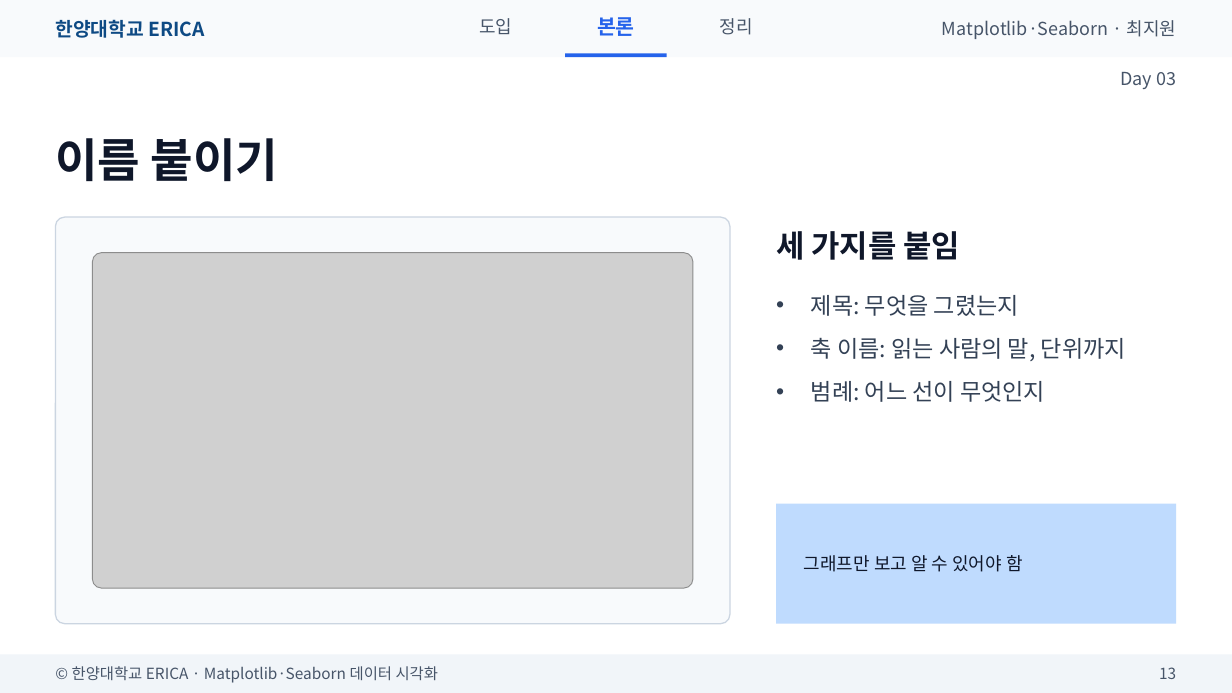
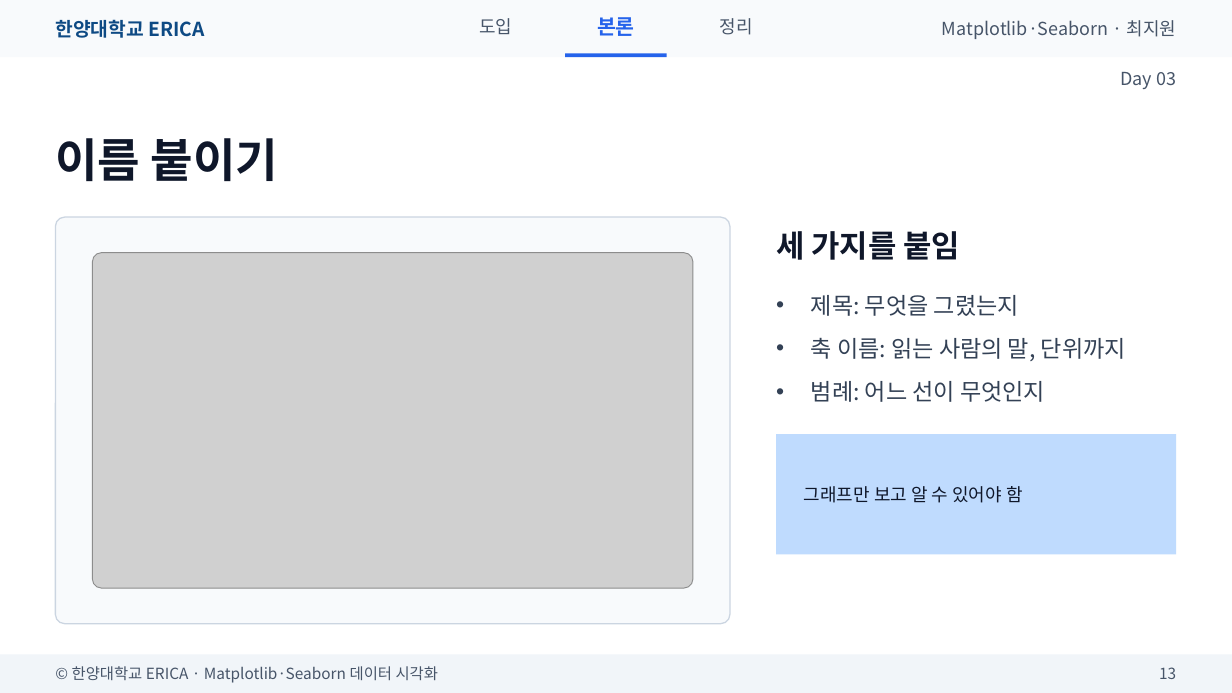
Before and after one commit to wonguwon/generate_lesson, a slide deck: slide 13 of materials/matplotlib-seaborn/ppt/Day03/Day03_FigureAxes와선그래프.pptx. Drawn at 1232x693 pixels with LibreOffice and Linux fonts; fonts in the diff are those of the drawing; grey boxes stand for pictures. Boxes give left, top, right and bottom in pixels: in the first picture for what was removed or moved away, otherwise in the second. Text is boxed around its words. In the diff, an @@ line names an element or a change of style, - is before the commit and + after.

```diff
--- a/materials/matplotlib-seaborn/ppt/Day03/Day03_FigureAxes와선그래프.pptx
+++ b/materials/matplotlib-seaborn/ppt/Day03/Day03_FigureAxes와선그래프.pptx
@@ rectangle: place and size @@
-rectangle at bbox=[776, 504, 1177, 624]
+rectangle at bbox=[776, 434, 1177, 555]
@@ text "그래프만 보고 알 수 있어야 ...": place and size @@
-text "그래프만 보고 알 수 있어야 ..." at bbox=[804, 555, 1023, 572]
+text "그래프만 보고 알 수 있어야 ..." at bbox=[804, 486, 1023, 503]
```
Also in this commit, not shown: 3 other slides changed, 2 slides removed, 6 other files.
